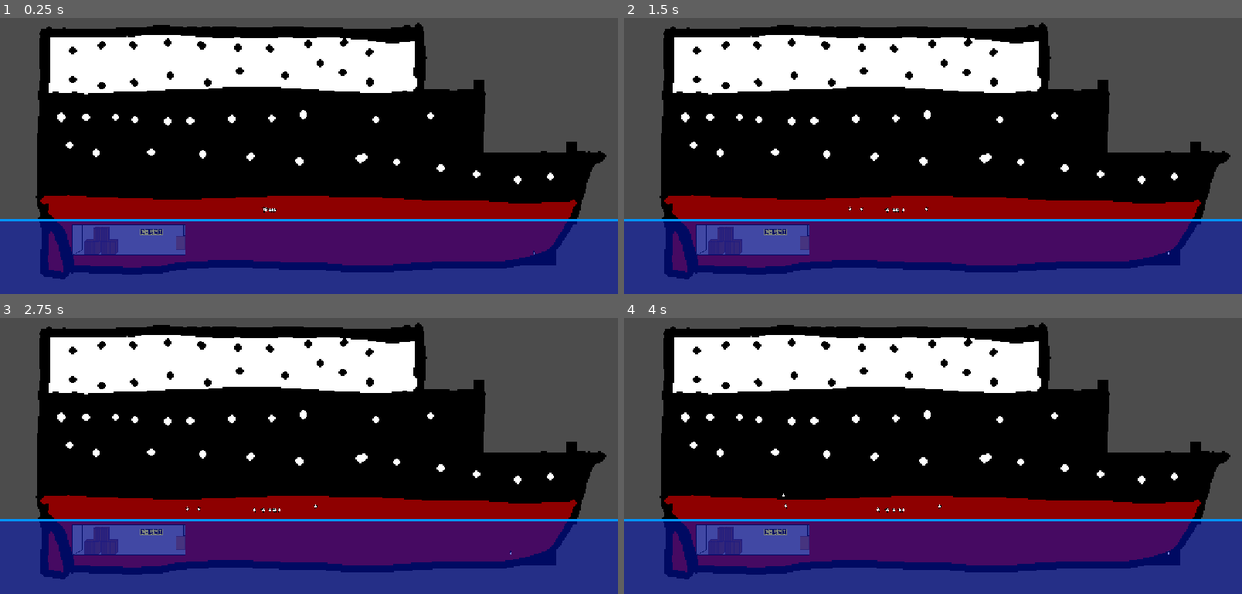
Above: before the commit, frames 1-4 (two rows, left to right).
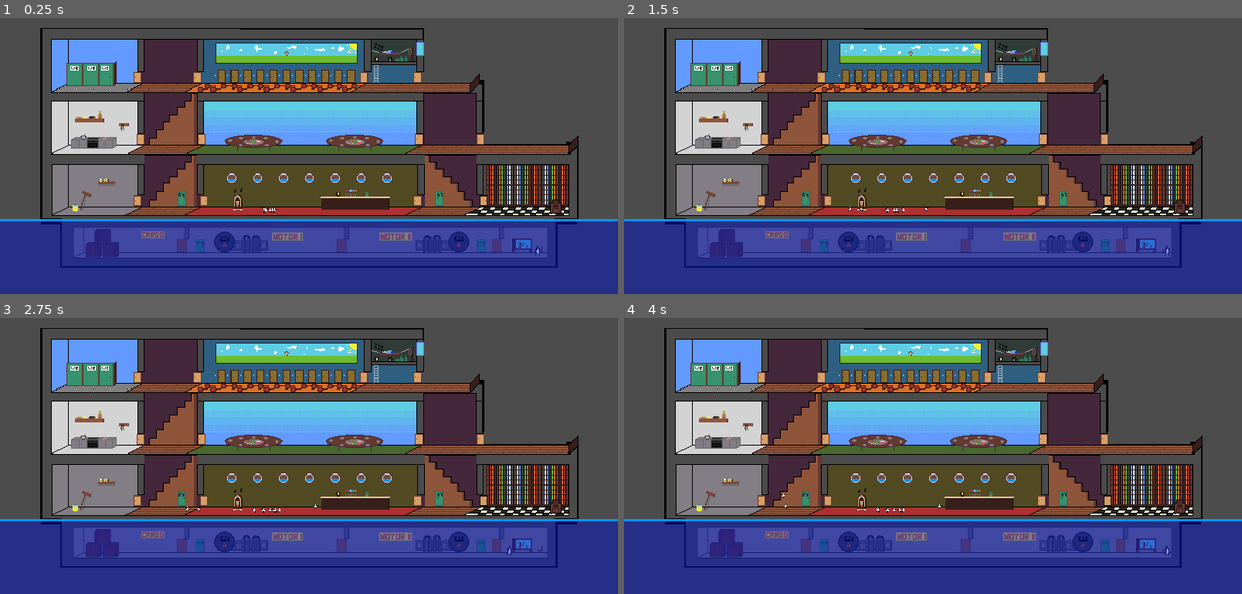
Above: after the commit, the same moments.

Repository: Telkan/10DePerdu
Game: Godot game, scene res://Levels/TestLevel.tscn
Same seed, same stepped clock (60 frames per second), same inputs: the game is played once before the commit and once after it.
Inputs:
- Up to frame 1 (0.25 s): no input
- Up to frame 2 (1.5 s): hold Right (ui_right) from 0.53 s (still down); tap Space (ui_select) at 0.77 s
- Up to frame 3 (2.75 s): tap Space (ui_select) at 1.52 s; tap Enter at 2 s; release Right (ui_right) at 2.03 s; hold Left (ui_left) from 2.03 s (still down)
- Up to frame 4 (4 s): release Left (ui_left) at 2.78 s; hold Right (ui_right) from 2.78 s (still down); tap Space (ui_select) at 3.02, 3.77 s

The runs differ from the first frame. In frame 1, 63% of the frame differs, in the area x 5-99%, y 1-95%; in frame 2, 63%; in frame 3, 63%; in frame 4, 63%.

Commit message:
PUTAIN CA Y EST LA MAP EST LA ON PEUT ENFIN COMMENCER A TRAVAILLER SU LE JEU HDFSLJQSDGH QLGHJKQGD

Diff:
--- a/Levels/TestLevel.tscn
+++ b/Levels/TestLevel.tscn
@@ -9,7 +9,9 @@
 [ext_resource path="res://Decors/Sea/SeaTexture.png" type="Texture" id=7]
 [ext_resource path="res://SeaTextureUnderwater.png" type="Texture" id=8]
 [ext_resource path="res://Decors/Boat/Boat.png" type="Texture" id=9]
-[ext_resource path="res://Decors/Boat/Rooms/Cargo.png" type="Texture" id=10]
+[ext_resource path="res://Decors/Boat/Rooms/Underwater.png" type="Texture" id=10]
+[ext_resource path="res://Decors/Boat/Rooms/Top.png" type="Texture" id=11]
+[ext_resource path="res://Decors/Boat/Rooms/Top2.png" type="Texture" id=12]
 
 [sub_resource type="ConvexPolygonShape2D" id=1]
 points = PoolVector2Array( 32, 32, 0, 32, 0, 0, 32, 0 )
@@ -62,14 +64,12 @@
 script = ExtResource( 5 )
 
 [node name="Player" parent="." instance=ExtResource( 1 )]
-position = Vector2( 1659.01, 949.832 )
+position = Vector2( 1669.91, 942.525 )
+scale = Vector2( 1, 1 )
 z_index = 10
 WALK_SPEED = 150
 
 [node name="Level" type="Node2D" parent="."]
-__meta__ = {
-"_edit_lock_": true
-}
 
 [node name="ShipMap" type="TileMap" parent="Level"]
 tile_set = SubResource( 2 )
@@ -77,9 +77,6 @@
 show_collision = true
 format = 1
 tile_data = PoolIntArray( 524292, 0, 0, 524293, 0, 0, 524294, 0, 0, 524295, 0, 0, 524296, 0, 0, 524297, 0, 0, 524298, 0 …(4345 unchanged characters)…
-__meta__ = {
-"_edit_lock_": true
-}
 
 [node name="PassengerNav" type="Navigation2D" parent="Level" groups=[
 "Nav",
@@ -93,7 +90,15 @@
 tile_set = SubResource( 4 )
 cell_size = Vector2( 32, 32 )
 format = 1
-tile_data = PoolIntArray( 0, 2490418, 0, 1, 0, 0, 851973, 0, 0, 851974, 0, 0, 851975, 0, 0 …(2480 unchanged characters)…
+tile_data = PoolIntArray( 0, 2490418, 0, 851973, 0, 0, 851974, 0, 0, 851975, 0, 0 …(2480 unchanged characters)…
+
+[node name="Top2" type="Sprite" parent="Level/PassengerNav/NavMap"]
+position = Vector2( 566.573, 406.541 )
+texture = ExtResource( 12 )
+
+[node name="Top3" type="Sprite" parent="Level/PassengerNav/NavMap"]
+position = Vector2( 399.323, 234.472 )
+texture = ExtResource( 12 )
 
 [node name="Rooms" type="Node2D" parent="Level/PassengerNav"]
 
@@ -151,7 +156,7 @@
 [node name="MachineAccess" type="Node2D" parent="Level/Doors"]
 
 [node name="LMB" parent="Level/Doors/MachineAccess" instance=ExtResource( 2 )]
-position = Vector2( 640.022, 953.569 )
+position = Vector2( 617.041, 952.862 )
 doorOutPath = NodePath("../LMH")
 
 [node name="LMH" parent="Level/Doors/MachineAccess" instance=ExtResource( 2 )]
@@ -163,7 +168,7 @@
 doorOutPath = NodePath("../RMB")
 
 [node name="RMB" parent="Level/Doors/MachineAccess" instance=ExtResource( 2 )]
-position = Vector2( 1473.03, 952.466 )
+position = Vector2( 1488.23, 951.405 )
 doorOutPath = NodePath("../RMH")
 
 [node name="1To2" type="Node2D" parent="Level/Doors"]
@@ -254,13 +259,35 @@
 texture = ExtResource( 8 )
 
 [node name="Boat" type="Sprite" parent="."]
-position = Vector2( 976.256, 610.154 )
-scale = Vector2( 3.76231, 3.76231 )
+visible = false
+position = Vector2( 990.134, 649.964 )
+scale = Vector2( 6.96523, 7.22108 )
 texture = ExtResource( 9 )
 
+[node name="Underwater" type="Sprite" parent="."]
+position = Vector2( 1732.09, 937.301 )
+scale = Vector2( 1.5, 1.5 )
+z_index = 1
+texture = ExtResource( 10 )
+
 [node name="Cargo" type="Sprite" parent="."]
-position = Vector2( 384.213, 928.705 )
+visible = false
+position = Vector2( 1728.02, 928.776 )
 scale = Vector2( 1.5, 1.5 )
 texture = ExtResource( 10 )
+__meta__ = {
+"_edit_lock_": true
+}
+
+[node name="Top" type="Sprite" parent="."]
+position = Vector2( 961.407, 916.29 )
+scale = Vector2( 2.51315, 2.58777 )
+texture = ExtResource( 11 )
+
+[node name="Top2" type="Sprite" parent="."]
+visible = false
+position = Vector2( 966.535, 551.658 )
+scale = Vector2( 2.50827, 2.52393 )
+texture = ExtResource( 12 )
 
 [connection signal="timeout" from="HoleCreator/Timer" to="HoleCreator" method="_on_Timer_timeout"]
Binary file changed: Decors/Boat/Boat.aseprite
Binary file changed: Decors/Boat/Boat.png
Binary file added: Decors/Boat/Rooms/Machine1.aseprite
Binary file added: Decors/Boat/Rooms/Top.aseprite
Binary file added: Decors/Boat/Rooms/Top.png
Not shown, added: Decors/Boat/Rooms/Top.png.import
Binary file added: Decors/Boat/Rooms/Top2.aseprite
Binary file added: Decors/Boat/Rooms/Top2.png
Not shown, added: Decors/Boat/Rooms/Top2.png.import
Binary file added: Decors/Boat/Rooms/Underwater.png
Not shown, added: Decors/Boat/Rooms/Underwater.png.import
Not shown: 1 places in Levels/TestLevel.tscn that only renumber resources
